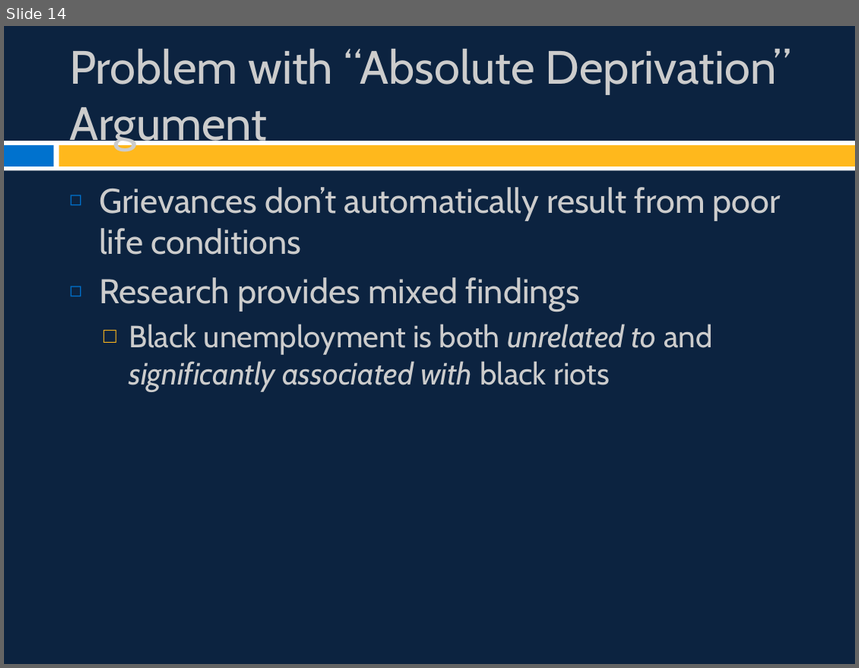
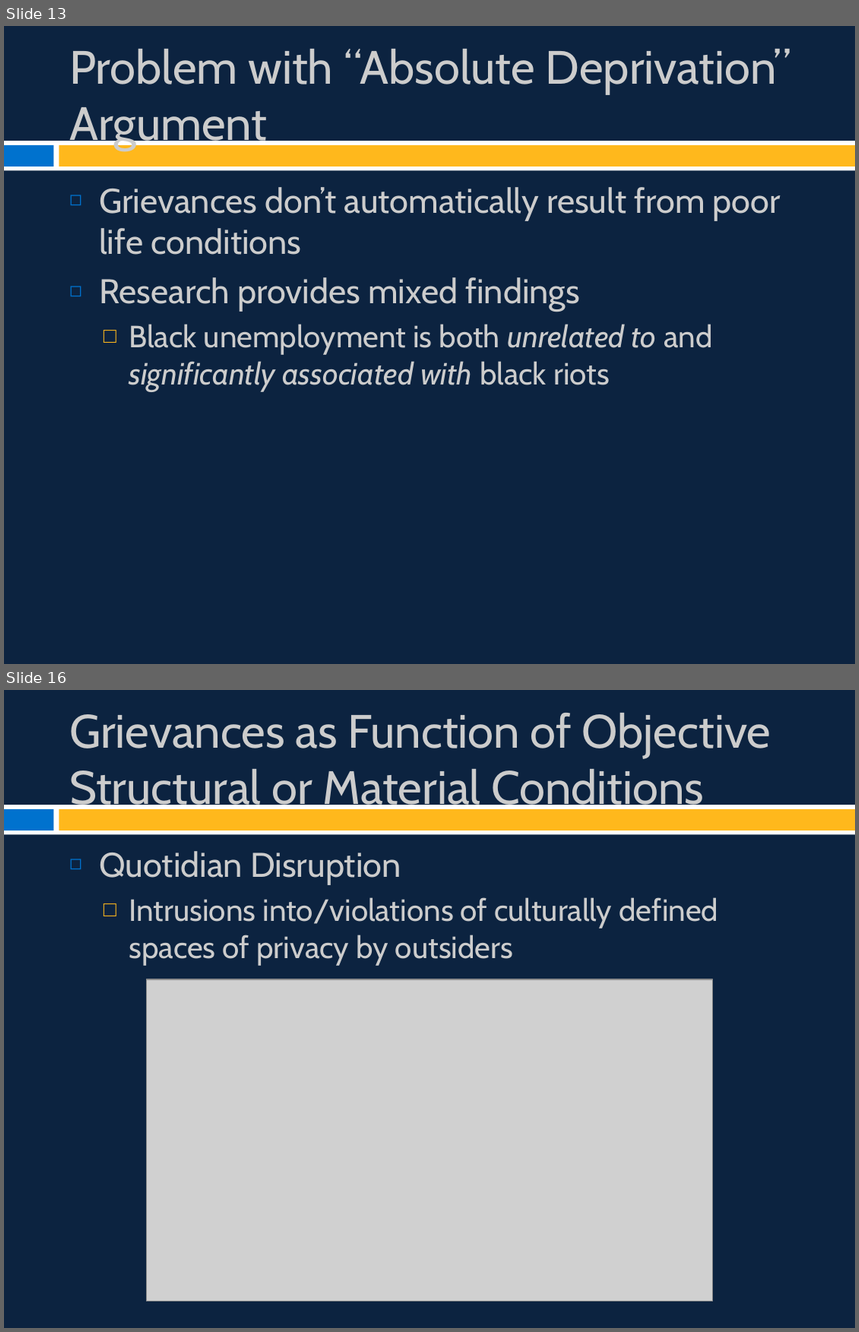
Before and after one commit to burrelvannjr/movements_csuf, a slide deck: ppts/Chapter 2 Slides.pptx. Shown one above the other, each under a label of ours: slide 14 before the commit, slides 13 and 16 after it; the slides between them are not shown. The pictures are 859x668 and 859x1332 pixels, drawn with LibreOffice and Linux fonts; fonts in the diff are those of the drawing; grey boxes stand for pictures. Boxes give left, top, right and bottom in pixels: in the first picture for what was removed or moved away, otherwise in the second. Text is boxed around its words. In the diff, an @@ line names an element or a change of style, - is before the commit and + after.

```diff
--- a/ppts/Chapter 2 Slides.pptx
+++ b/ppts/Chapter 2 Slides.pptx
@@ slide 16 added at (x1=4, y1=690, x2=855, y2=1328), background #0C2340; not listed: 3 template elements that a slide beside it also shows @@
@@ title added at (x1=69, y1=713, x2=772, y2=815), 39.6 pt, text #CCCCCC @@
+Grievances as Function of Objective Structural or Material Conditions
@@ text added at (x1=99, y1=851, x2=718, y2=965), 26 pt, text #CCCCCC @@
+◻ Quotidian Disruption
+  □ Intrusions into/violations of culturally defined spaces of privacy by outsiders
@@ picture added at (x1=146, y1=980, x2=713, y2=1301) @@
@@ what was slide 14 is now slide 13 @@
```
Also in this commit, not shown: 6 slides changed, 12 other slides added, 1 slide removed, 42 other files.
